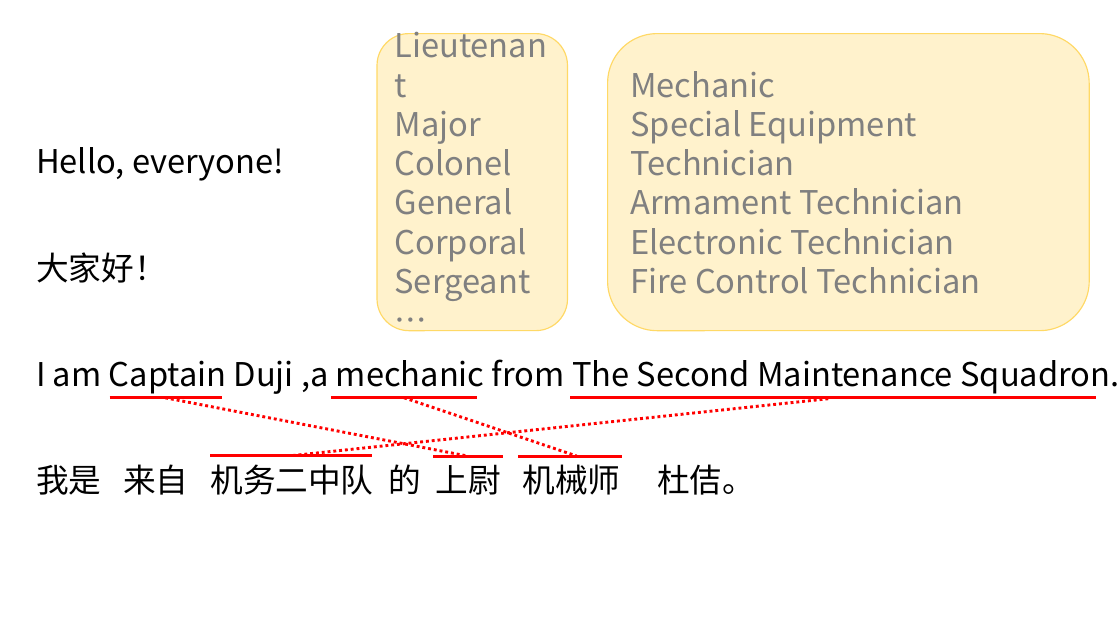
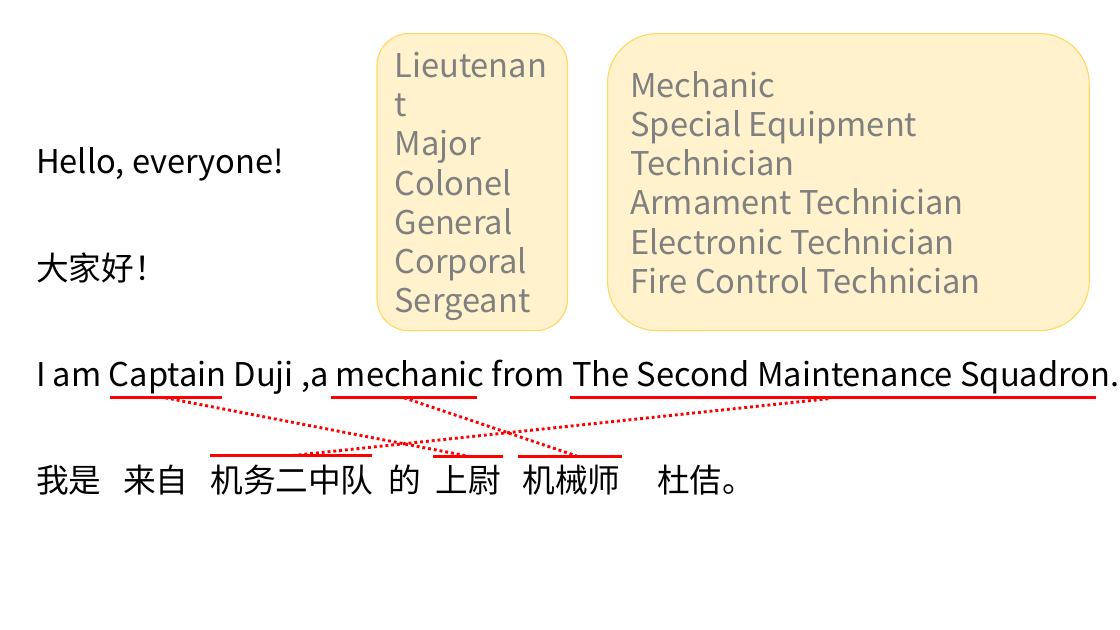
Before and after one commit to dlovegrace/english-teaching, a slide deck: slide 1 of airport sign.pptx. Drawn at 1120x630 pixels with LibreOffice and Linux fonts; fonts in the diff are those of the drawing. Boxes give left, top, right and bottom in pixels: in the first picture for what was removed or moved away, otherwise in the second. Text is boxed around its words. In the diff, an @@ line names an element or a change of style, - is before the commit and + after.

```diff
--- a/airport sign.pptx
+++ b/airport sign.pptx
@@ text in rounded rectangle at [377,34,568,331]: paragraph removed @@
-…
```
Also in this commit, not shown: 3 other slides changed, 6 slides added, 1 slide removed, 1 other file.
